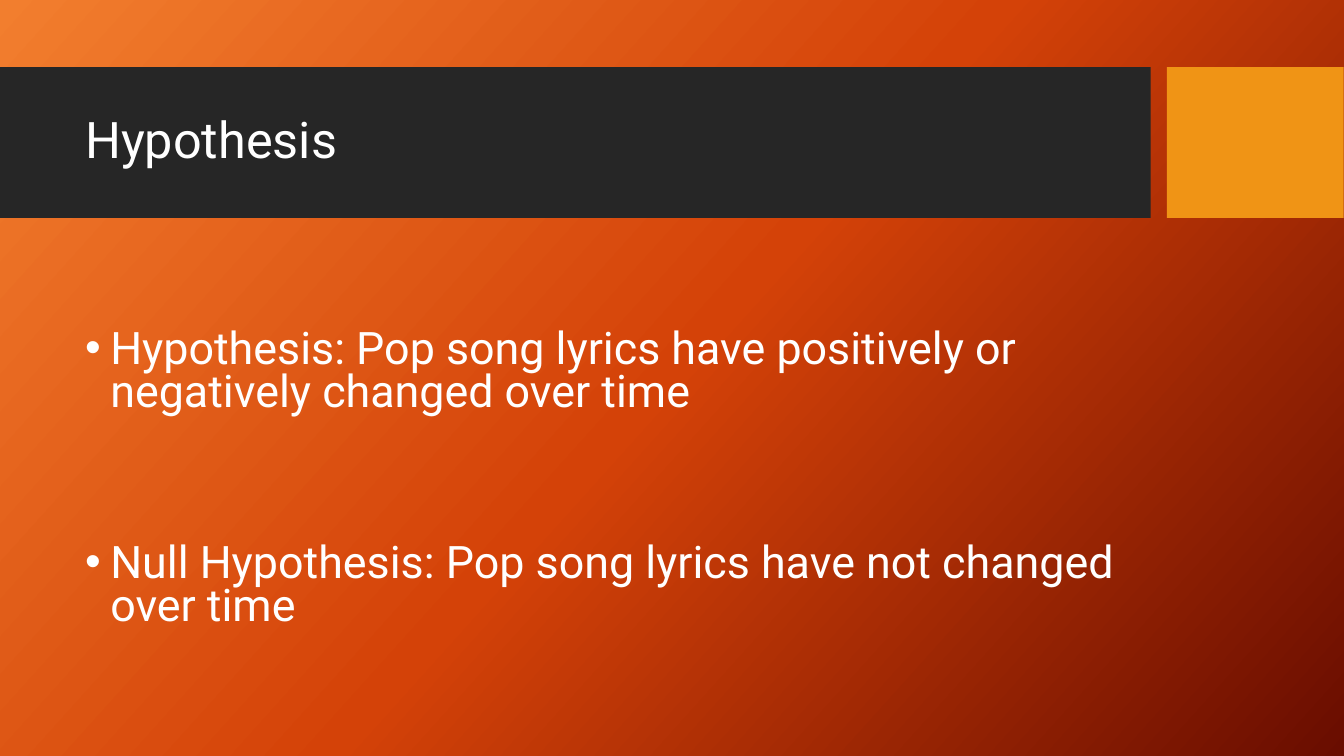
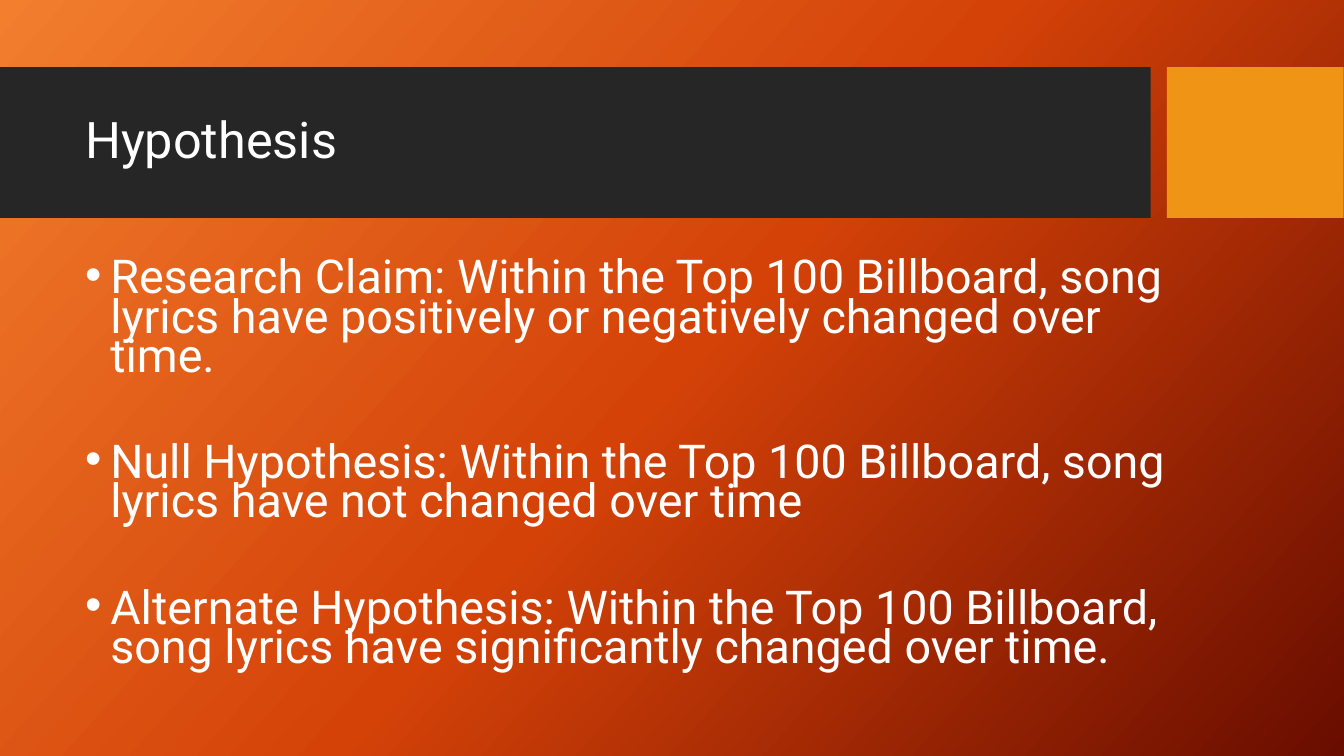
Before and after one commit to RichMoe1/Team3, a slide deck: slide 3 of Draft Presentation.pptx. Drawn at 1344x756 pixels with LibreOffice and Linux fonts; fonts in the diff are those of the drawing; background and template pictures are left out. Boxes give left, top, right and bottom in pixels: in the first picture for what was removed or moved away, otherwise in the second. Text is boxed around its words. In the diff, an @@ line names an element or a change of style, - is before the commit and + after.

```diff
--- a/Draft Presentation.pptx
+++ b/Draft Presentation.pptx
@@ text at (110, 258, 1165, 673): text changed; size 32 to 33.3 pt @@
-• Hypothesis: Pop song lyrics have positively or negatively changed over time
-• Null Hypothesis: Pop song lyrics have not changed over time
+• Research Claim: Within the Top 100 Billboard, song lyrics have positively or negatively changed over time.
+• Null Hypothesis: Within the Top 100 Billboard, song lyrics have not changed over time
+• Alternate Hypothesis: Within the Top 100 Billboard, song lyrics have significantly changed over time.
```
Also in this commit, not shown: 6 other slides changed, 3 slides added, 2 other files.
